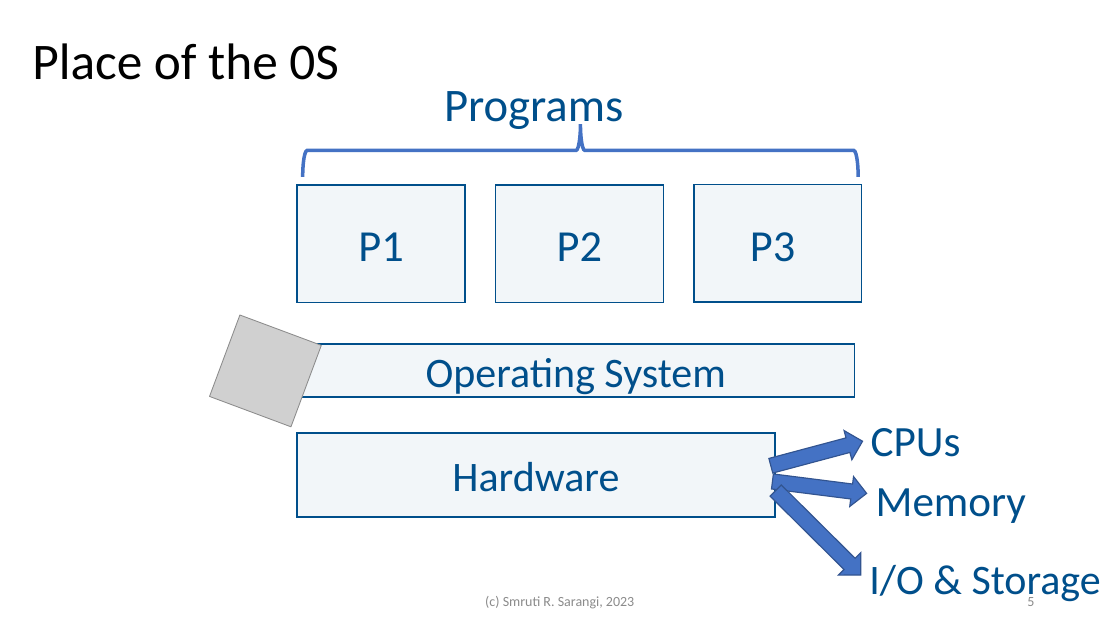
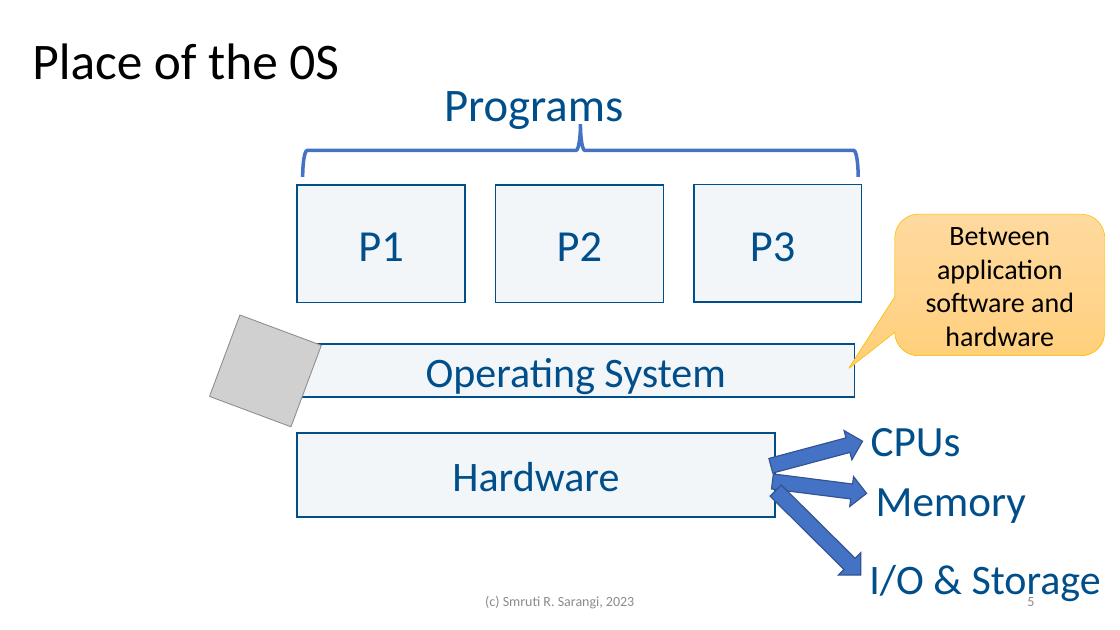
Before and after one commit to srsarangi/srsarangi.github.io, a slide deck: slide 5 of osbook/slides/1.intro.pptx. Drawn at 1120x630 pixels with LibreOffice and Linux fonts; fonts in the diff are those of the drawing; grey boxes stand for pictures. Boxes give left, top, right and bottom in pixels: in the first picture for what was removed or moved away, otherwise in the second. Text is boxed around its words. In the diff, an @@ line names an element or a change of style, - is before the commit and + after.

```diff
--- a/osbook/slides/1.intro.pptx
+++ b/osbook/slides/1.intro.pptx
@@ rounded speech box added at (895, 214, 1105, 355), fill gradient #FFDB9E to #FFD590 to #FFD07C, outline #FFC000 0.5 pt, 24 pt, text #000000 @@
+Between application software and hardware
```
Also in this commit, not shown: 13 other slides changed, 2 slides added, 1 other file.
